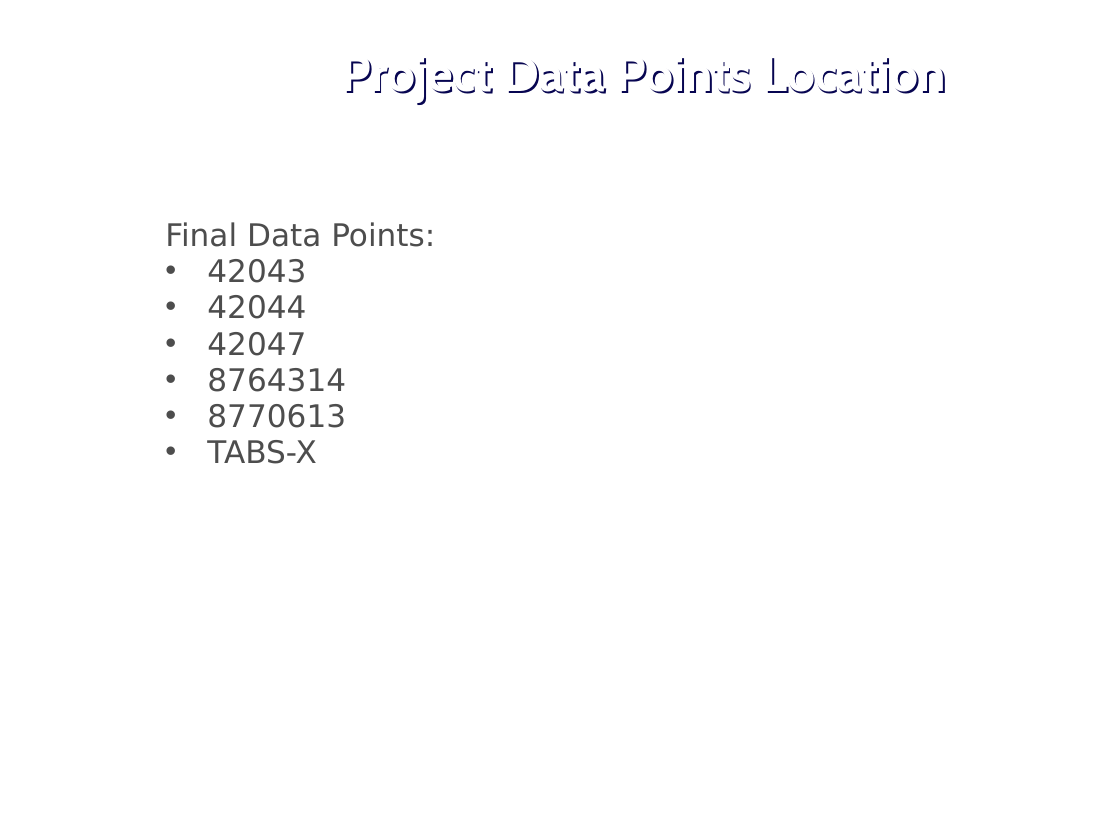
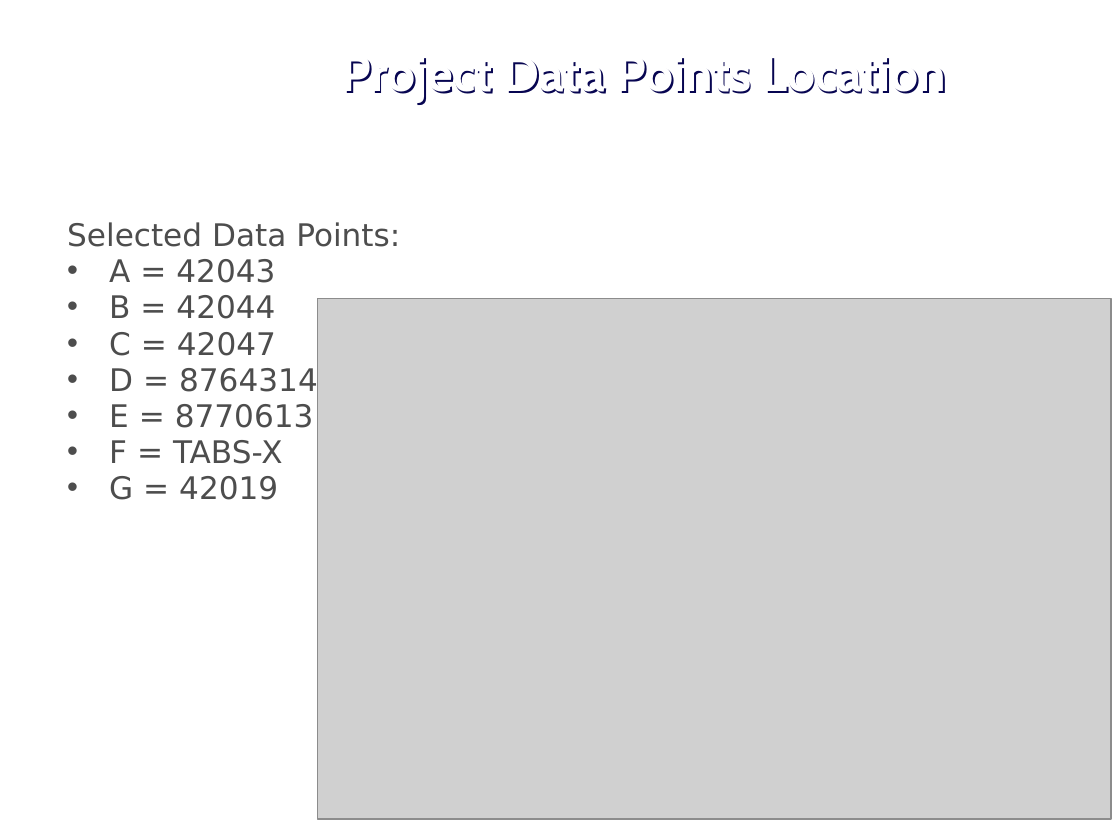
Before and after one commit to j1-aggie/Hurricane_Harvey_Analysis, a slide deck: slide 5 of Final Presentation.pptx (slide 4 before the commit). Drawn at 1120x840 pixels with LibreOffice and Linux fonts; fonts in the diff are those of the drawing; grey boxes stand for pictures; background and template pictures are left out. Boxes give left, top, right and bottom in pixels: in the first picture for what was removed or moved away, otherwise in the second. Text is boxed around its words. In the diff, an @@ line names an element or a change of style, - is before the commit and + after.

```diff
--- a/Final Presentation.pptx
+++ b/Final Presentation.pptx
@@ text at box(67, 222, 400, 500): text changed @@
-Final Data Points:
-• 42043
-• 42044
-• 42047
-• 8764314
-• 8770613
-• TABS-X
+Selected Data Points:
+• A = 42043
+• B = 42044
+• C = 42047
+• D = 8764314
+• E = 8770613
+• F = TABS-X
+• G = 42019
@@ picture added at box(317, 299, 1111, 820) @@
```
Also in this commit, not shown: 9 other slides changed, 3 slides added.
